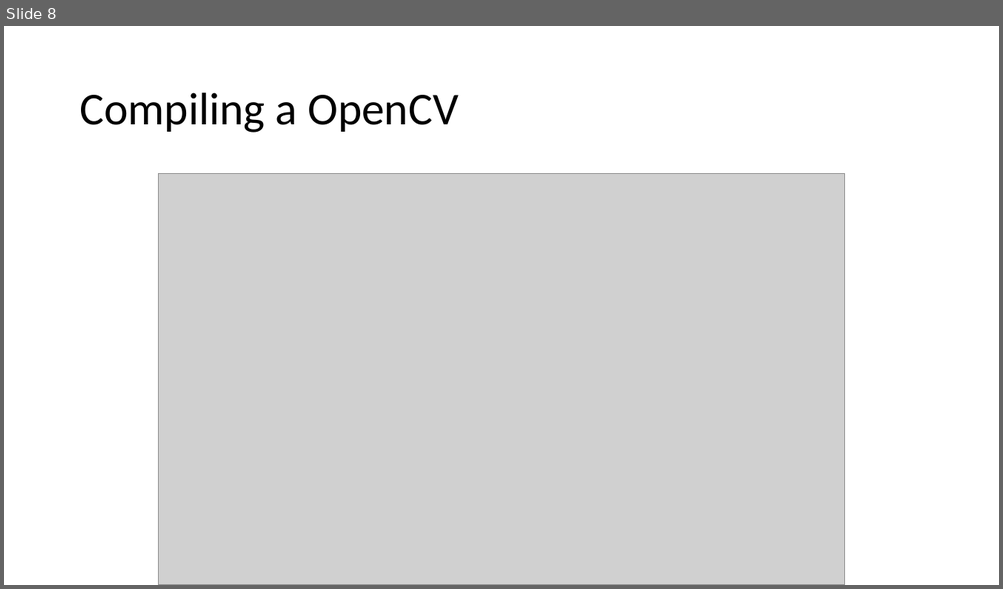
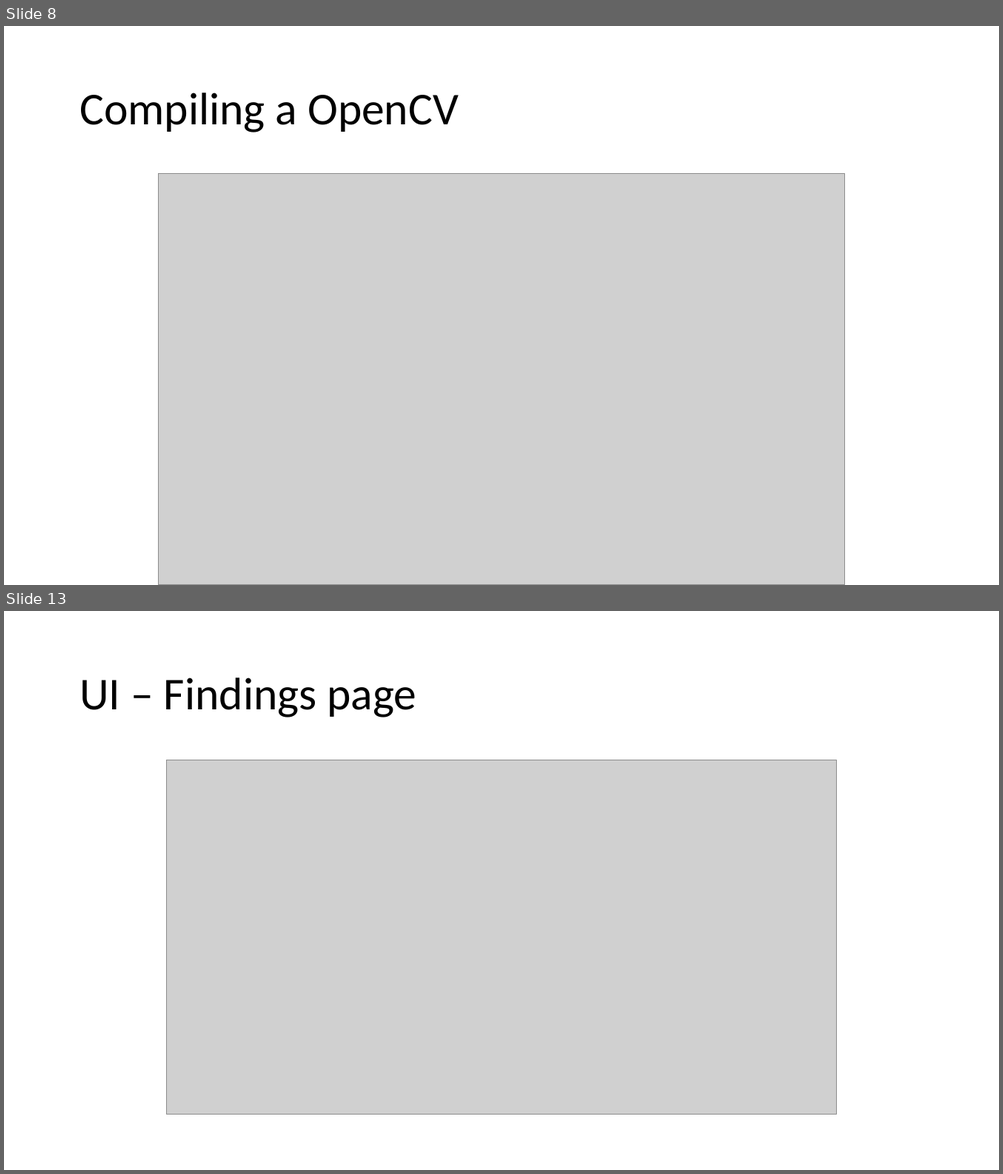
Before and after one commit to Tushar9999999999/SkyNet, a slide deck: Equinox_Presentation.pptx. Shown one above the other, each under a label of ours: slide 8 before the commit, slides 8 and 13 after it; the slides between them are not shown. The pictures are 1003x589 and 1003x1174 pixels, drawn with LibreOffice and Linux fonts; fonts in the diff are those of the drawing; grey boxes stand for pictures. Boxes give left, top, right and bottom in pixels: in the first picture for what was removed or moved away, otherwise in the second. Text is boxed around its words. In the diff, an @@ line names an element or a change of style, - is before the commit and + after.

```diff
--- a/Equinox_Presentation.pptx
+++ b/Equinox_Presentation.pptx
@@ slide 13 added at [4,611,999,1170], background #FFFFFF @@
@@ title added at [79,678,416,718], 44 pt, text #000000 @@
+UI – Findings page
@@ picture added at [167,760,836,1116] @@
```
Also in this commit, not shown: 4 other slides added.
